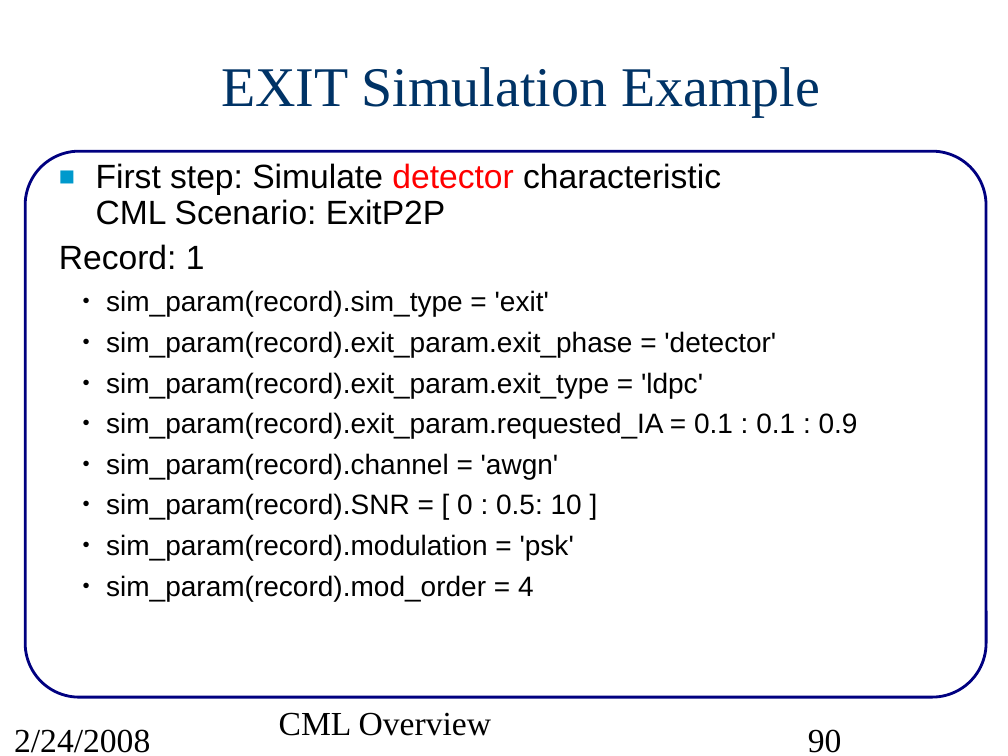
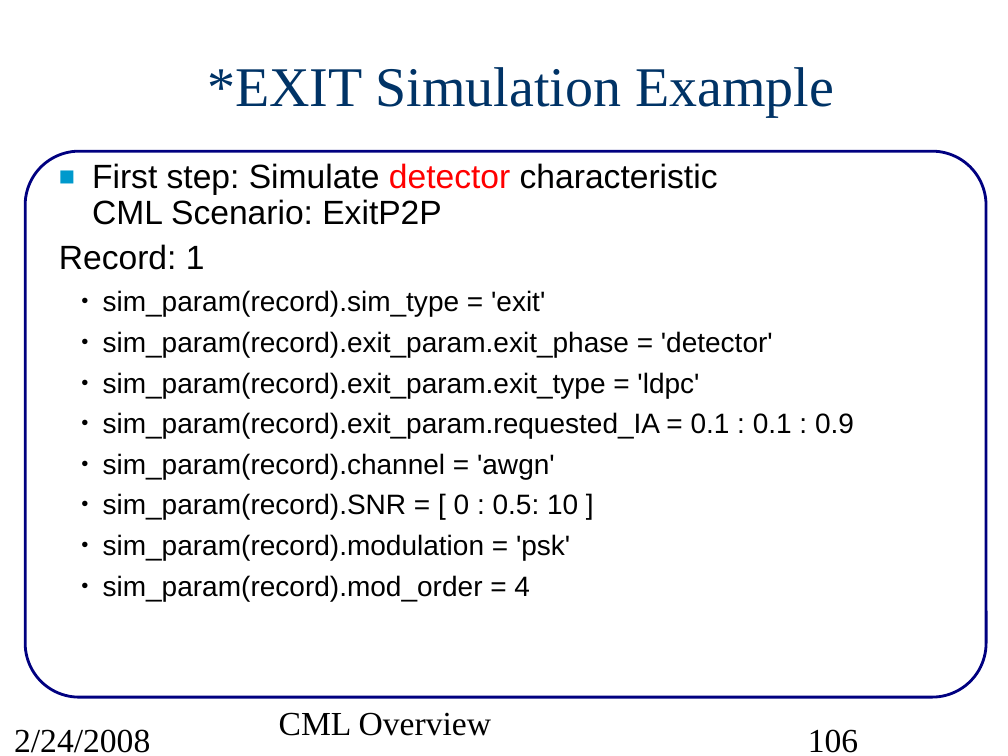
Before and after one commit to marcusmueller/iscml, a slide deck: slide 106 of pcs/projects/cml/doc/src/CMLoverview.ppt (slide 90 before the commit). Drawn at 1008x756 pixels with LibreOffice and Linux fonts; fonts in the diff are those of the drawing. Boxes give left, top, right and bottom in pixels: in the first picture for what was removed or moved away, otherwise in the second. Text is boxed around its words. In the diff, an @@ line names an element or a change of style, - is before the commit and + after.

```diff
--- a/pcs/projects/cml/doc/src/CMLoverview.ppt
+++ b/pcs/projects/cml/doc/src/CMLoverview.ppt
@@ title at bbox=[207, 67, 834, 117]: text changed @@
-EXIT Simulation Example
+*EXIT Simulation Example
@@ text "First step: Simulate detector characteristic ..." at bbox=[59, 163, 854, 601]: indent changed @@
@@ page number at bbox=[808, 729, 858, 753]: text changed @@
-90
+106
```
Also in this commit, not shown: 91 other slides changed, 17 slides added, 4 other files.
